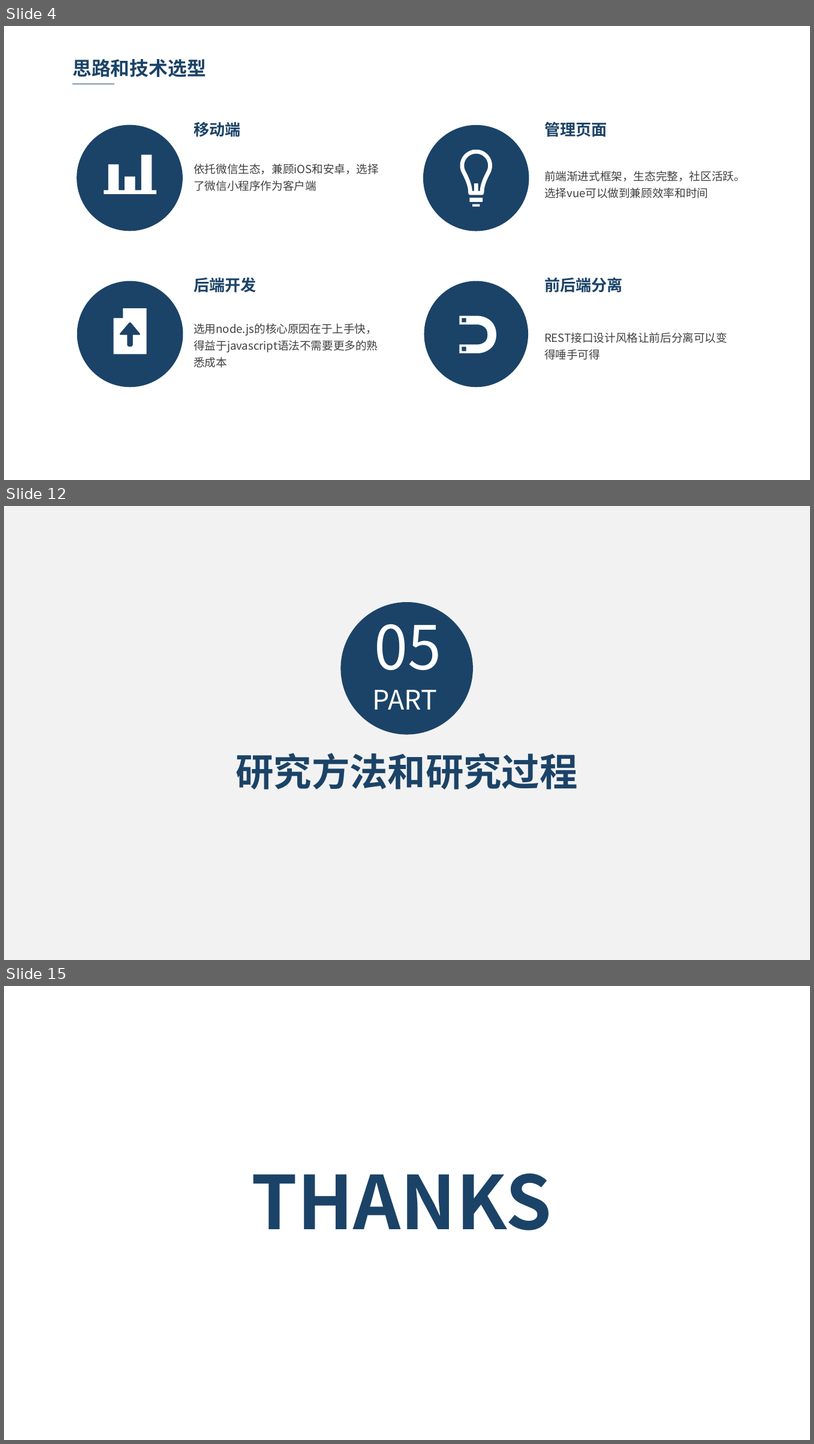
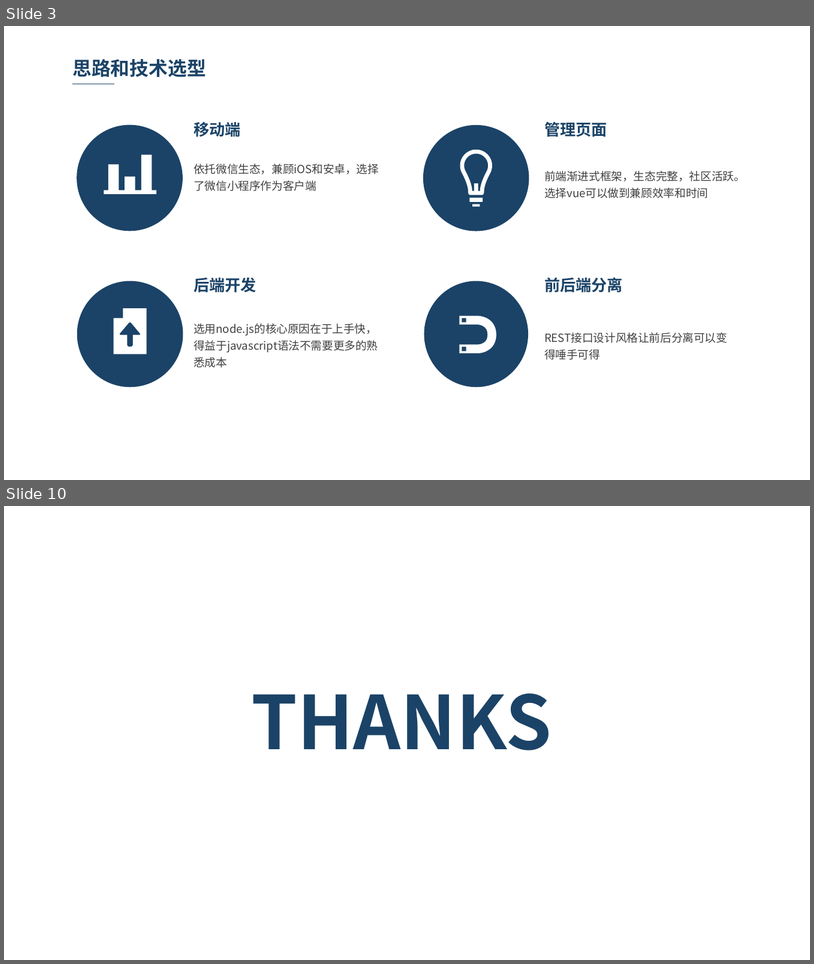
Before and after one commit to yaun369/Second-hand-transaction, a slide deck: 论文答辩.pptx. Shown one above the other, each under a label of ours: slides 4, 12 and 15 before the commit, slides 3 and 10 after it; the slides between them are not shown. The pictures are 814x1444 and 814x964 pixels, drawn with LibreOffice and Linux fonts; fonts in the diff are those of the drawing; background and template pictures are left out. Boxes give left, top, right and bottom in pixels: in the first picture for what was removed or moved away, otherwise in the second. Text is boxed around its words. In the diff, an @@ line names an element or a change of style, - is before the commit and + after.

```diff
--- a/论文答辩.pptx
+++ b/论文答辩.pptx
@@ slide 12 removed at (4, 506, 810, 960), background #F2F2F2 @@
@@ ellipse removed at (341, 602, 473, 734) @@
@@ text removed at (372, 607, 441, 709) @@
-05
-PART
@@ text removed at (236, 753, 578, 789) @@
-研究方法和研究过程
@@ what was slide 4 is now slide 3 @@
@@ what was slide 15 is now slide 10 @@
```
Also in this commit, not shown: 2 slides changed, 5 slides added, 9 other slides removed, 2 other files.
